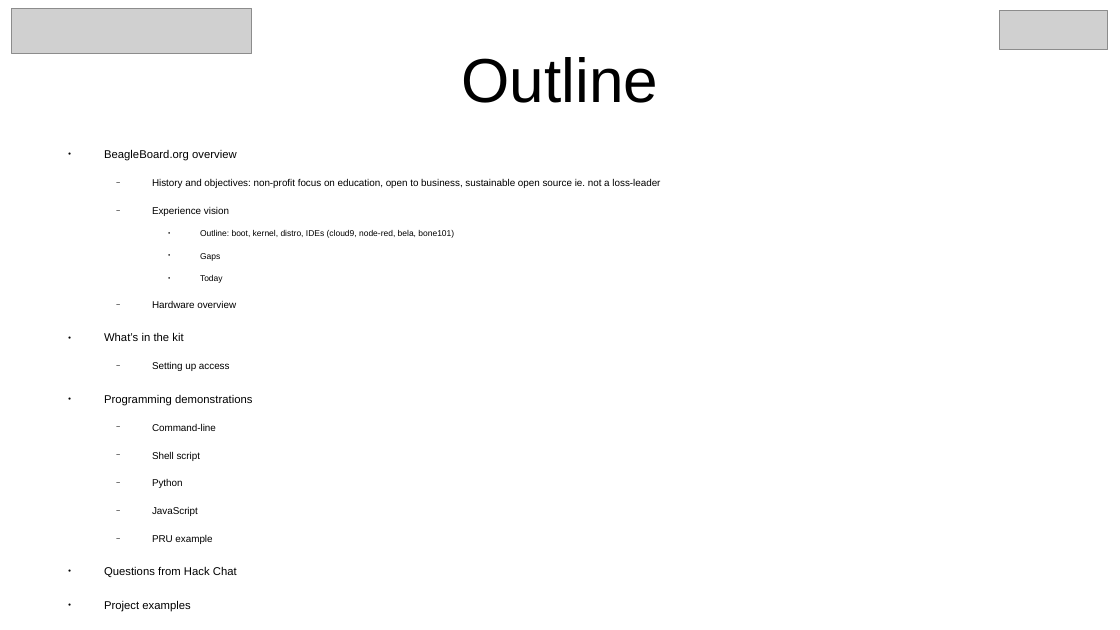
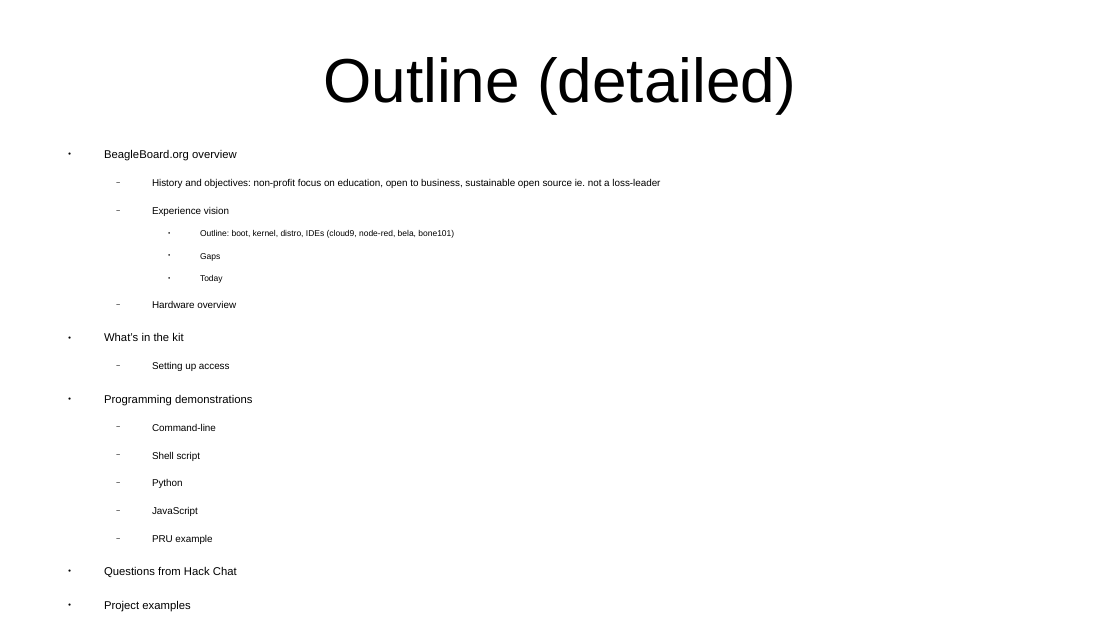
Before and after one commit to e-ale/Slides, a slide deck: slide 4 of pocketbeagle.odp. Drawn at 1120x630 pixels with LibreOffice and Linux fonts; fonts in the diff are those of the drawing; grey boxes stand for pictures; background and template pictures are left out. Boxes give left, top, right and bottom in pixels: in the first picture for what was removed or moved away, otherwise in the second. Text is boxed around its words. In the diff, an @@ line names an element or a change of style, - is before the commit and + after.

```diff
--- a/pocketbeagle.odp
+++ b/pocketbeagle.odp
@@ picture removed at <box>12,8,252,54</box> @@
@@ picture removed at <box>1000,10,1108,50</box> @@
@@ title at <box>323,57,796,113</box>: text changed @@
-Outline
+Outline (detailed)
```
Also in this commit, not shown: 6 other slides changed, 25 slides added.
